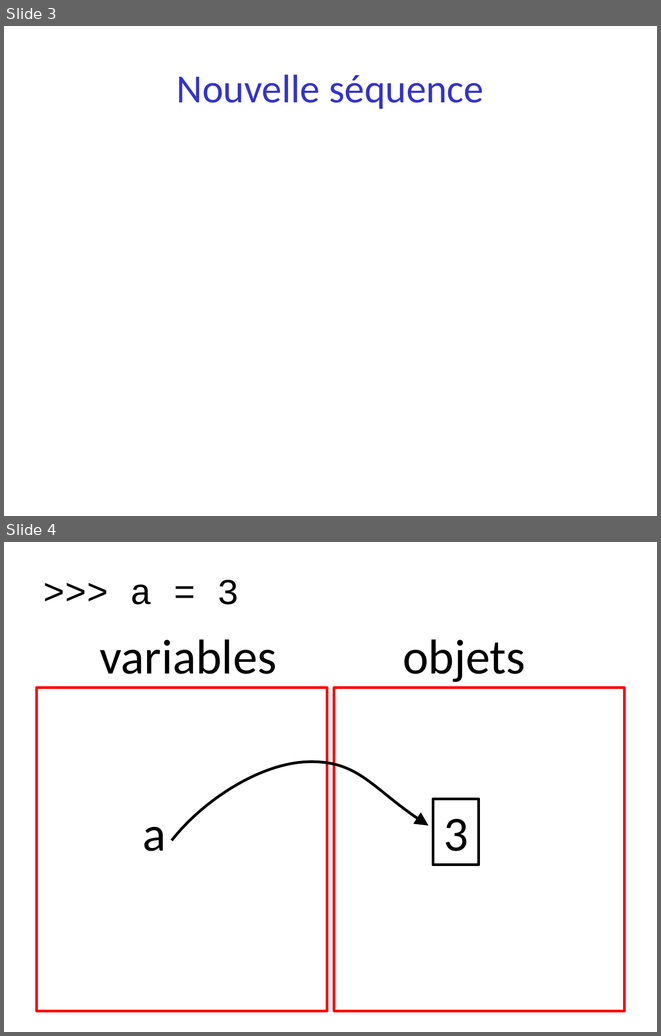
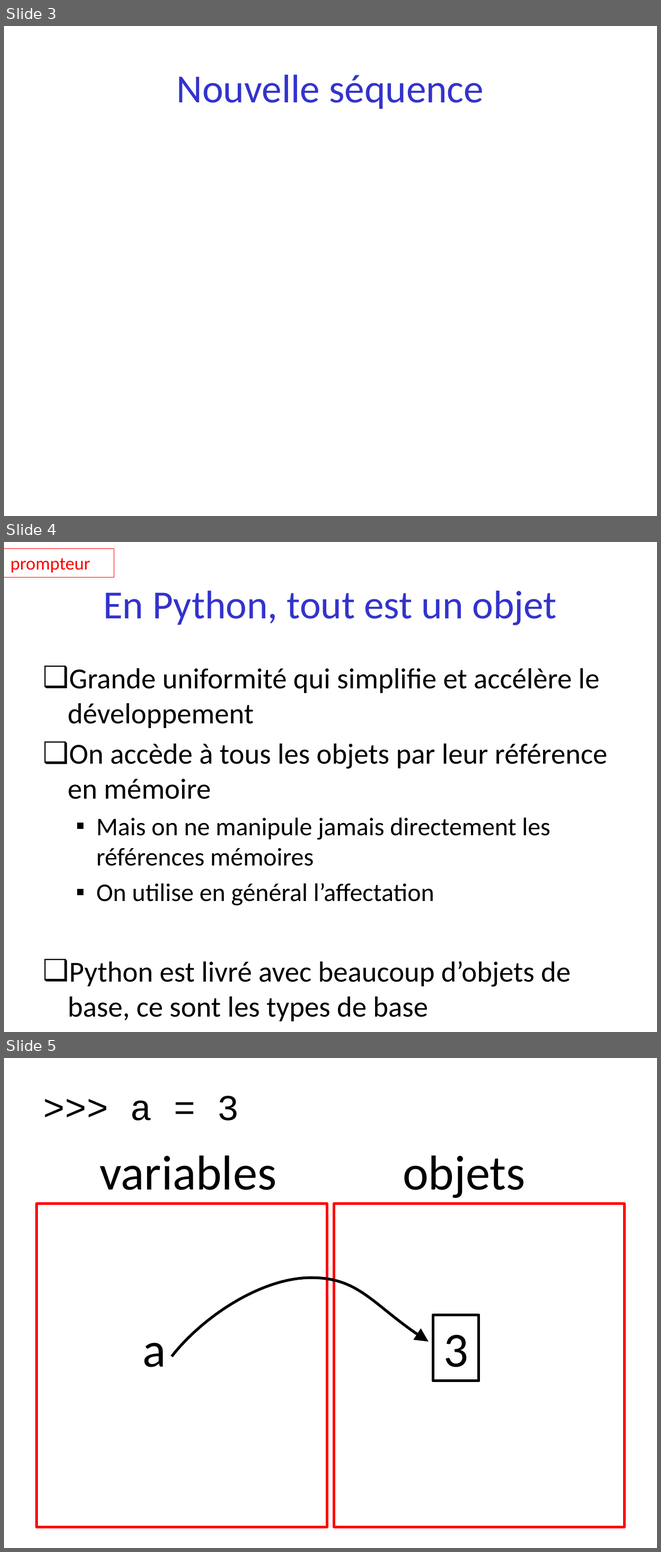
Before and after one commit to parmentelat/flotpython-archive, a slide deck: semaine2/semaine2-1.pptx. Shown one above the other, each under a label of ours: slides 3 and 4 before the commit, slides 3, 4 and 5 after it. The pictures are 661x1036 and 661x1552 pixels, drawn with LibreOffice and Linux fonts; fonts in the diff are those of the drawing. Boxes give left, top, right and bottom in pixels: in the first picture for what was removed or moved away, otherwise in the second. Text is boxed around its words. In the diff, an @@ line names an element or a change of style, - is before the commit and + after.

```diff
--- a/semaine2/semaine2-1.pptx
+++ b/semaine2/semaine2-1.pptx
@@ slide 4 added at bbox=[4, 542, 657, 1032], background #FFFFFF @@
@@ rectangle added at bbox=[4, 548, 114, 578], outline #FF0000 0.75 pt, 20 pt, text #FF0000 @@
+prompteur
@@ title added at bbox=[103, 590, 557, 625], 44 pt, text #3333CC @@
+En Python, tout est un objet
@@ text added at bbox=[68, 668, 608, 1021], 32 pt, text #000000 @@
+❑ Grande uniformité qui simplifie et accélère le développement
+❑ On accède à tous les objets par leur référence en mémoire
+  ▪ Mais on ne manipule jamais directement les références mémoires
+  ▪ On utilise en général l’affectation
+❑ Python est livré avec beaucoup d’objets de base, ce sont les types de base
@@ what was slide 4 is now slide 5 @@
```
Also in this commit, not shown: 5 other files.
